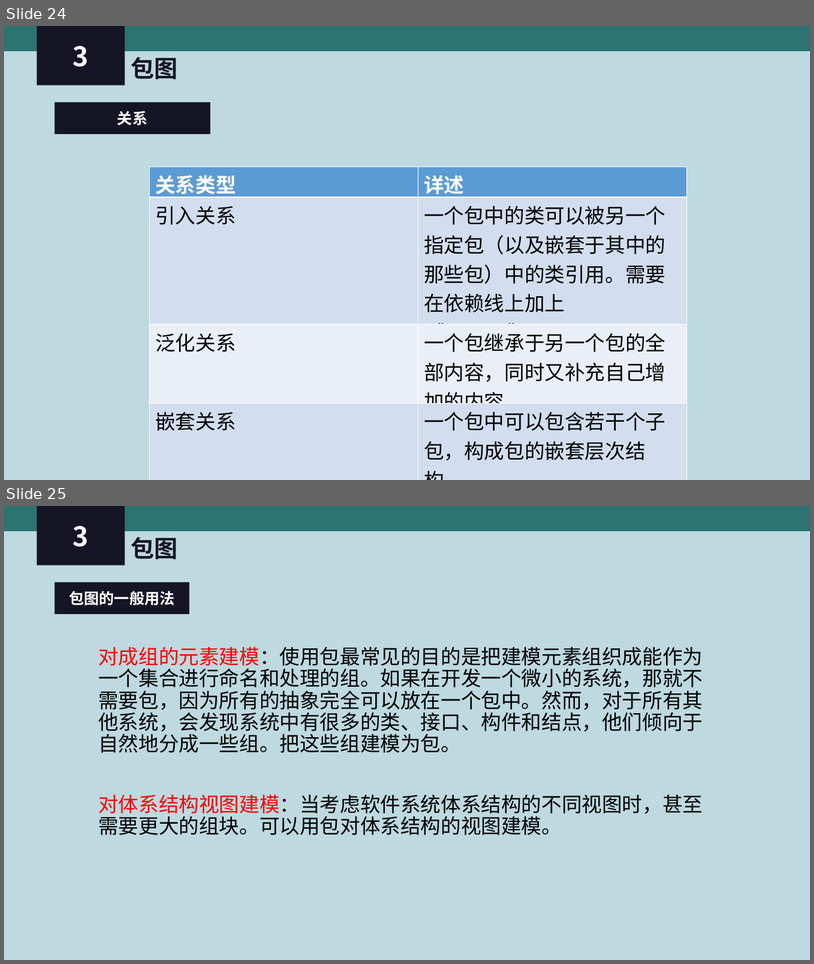
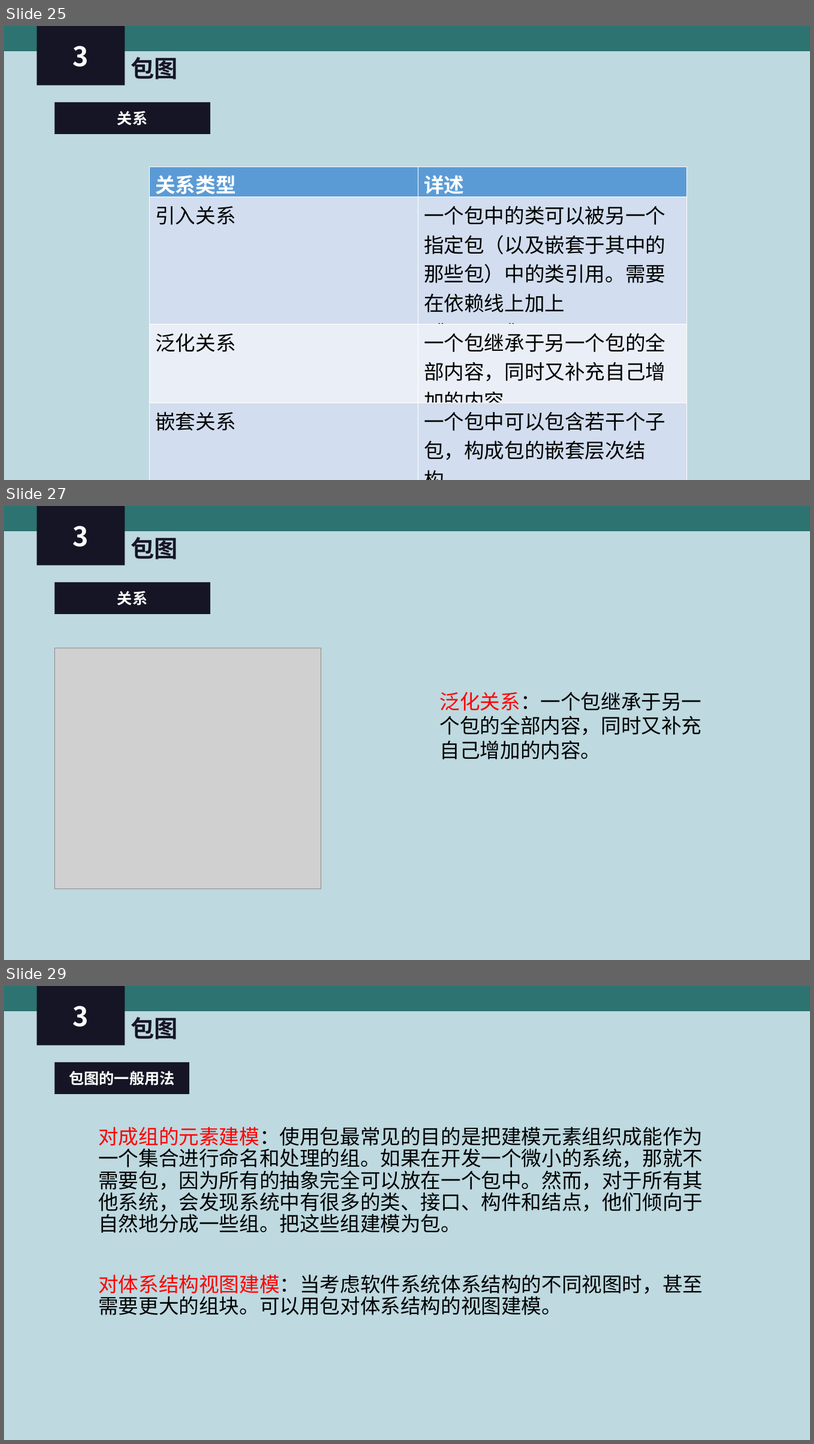
Before and after one commit to PRD-2018-G04/PRD-2018-G04, a slide deck: G04项目组/受控文档/翻转课堂PPT/PRD2018-G04-UML 基础Ⅲ.ppt. Shown one above the other, each under a label of ours: slides 24 and 25 before the commit, slides 25, 27 and 29 after it; the slides between them are not shown. The pictures are 814x964 and 814x1444 pixels, drawn with LibreOffice and Linux fonts; fonts in the diff are those of the drawing; grey boxes stand for pictures. Boxes give left, top, right and bottom in pixels: in the first picture for what was removed or moved away, otherwise in the second. Text is boxed around its words. In the diff, an @@ line names an element or a change of style, - is before the commit and + after.

```diff
--- a/G04项目组/受控文档/翻转课堂PPT/PRD2018-G04-UML 基础Ⅲ.ppt
+++ b/G04项目组/受控文档/翻转课堂PPT/PRD2018-G04-UML 基础Ⅲ.ppt
@@ slide 27 added at bbox=[4, 506, 810, 960], background #BED9E0 @@
@@ rectangle added at bbox=[4, 506, 810, 531], fill #2C7371 @@
@@ rectangle added at bbox=[36, 506, 125, 565], fill #161525, 32 pt, text #FFFFFF, bold @@
+3
@@ text added at bbox=[131, 537, 177, 559], 28 pt, text #161525, bold @@
+包图
@@ rectangle added at bbox=[55, 582, 211, 614], fill #161525, 18 pt, text #FFFFFF, bold @@
+关系
@@ picture added at bbox=[55, 648, 321, 889] @@
@@ text added at bbox=[440, 691, 702, 759], 24 pt, text #000000 @@
+泛化关系：一个包继承于另一个包的全部内容，同时又补充自己增加的内容。
@@ what was slide 24 is now slide 25 @@
@@ what was slide 25 is now slide 29 @@
```
Also in this commit, not shown: 15 slides changed, 4 other slides added.
